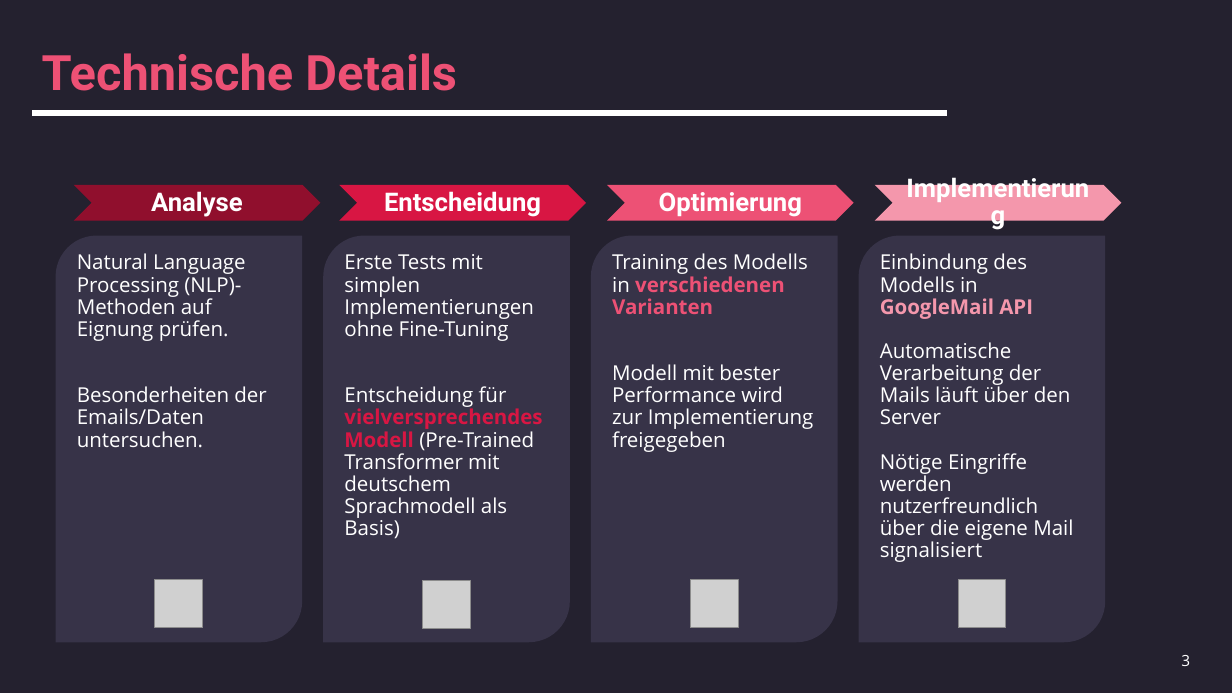
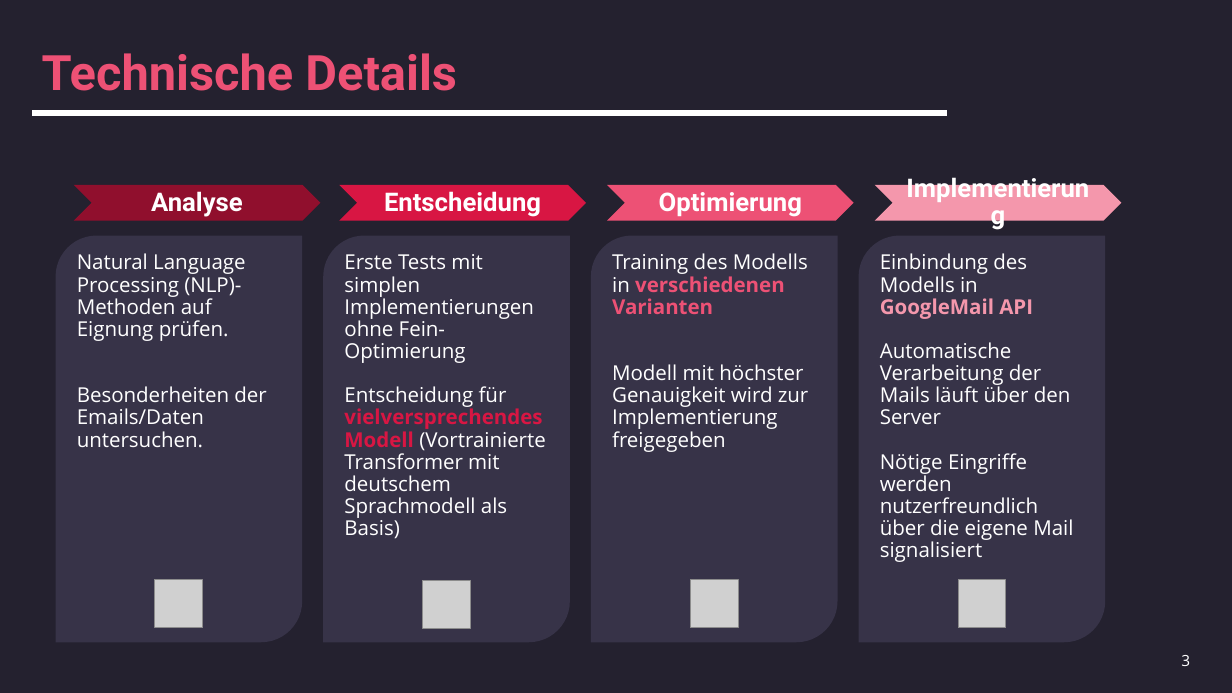
Before and after one commit to MagnusWagner/nlp_datathon, a slide deck: slide 3 of Präsentation.pptx. Drawn at 1232x693 pixels with LibreOffice and Linux fonts; fonts in the diff are those of the drawing; grey boxes stand for pictures; background and template pictures are left out. Boxes give left, top, right and bottom in pixels: in the first picture for what was removed or moved away, otherwise in the second. Text is boxed around its words. In the diff, an @@ line names an element or a change of style, - is before the commit and + after.

```diff
--- a/Präsentation.pptx
+++ b/Präsentation.pptx
@@ text in round diag rect at [344, 254, 546, 539]: text changed @@
-Erste Tests mit simplen Implementierungen ohne Fine-Tuning
-Entscheidung für vielversprechendes Modell (Pre-Trained Transformer mit deutschem Sprachmodell als Basis)
+Erste Tests mit simplen Implementierungen ohne Fein-Optimierung
+Entscheidung für vielversprechendes Modell (Vortrainierte Transformer mit deutschem Sprachmodell als Basis)
@@ text in round diag rect at [612, 364, 808, 452]: text changed @@
-Modell mit bester Performance wird zur Implementierung freigegeben
+Modell mit höchster Genauigkeit wird zur Implementierung freigegeben
```
Also in this commit, not shown: 1 other slide changed, 1 slide added.
